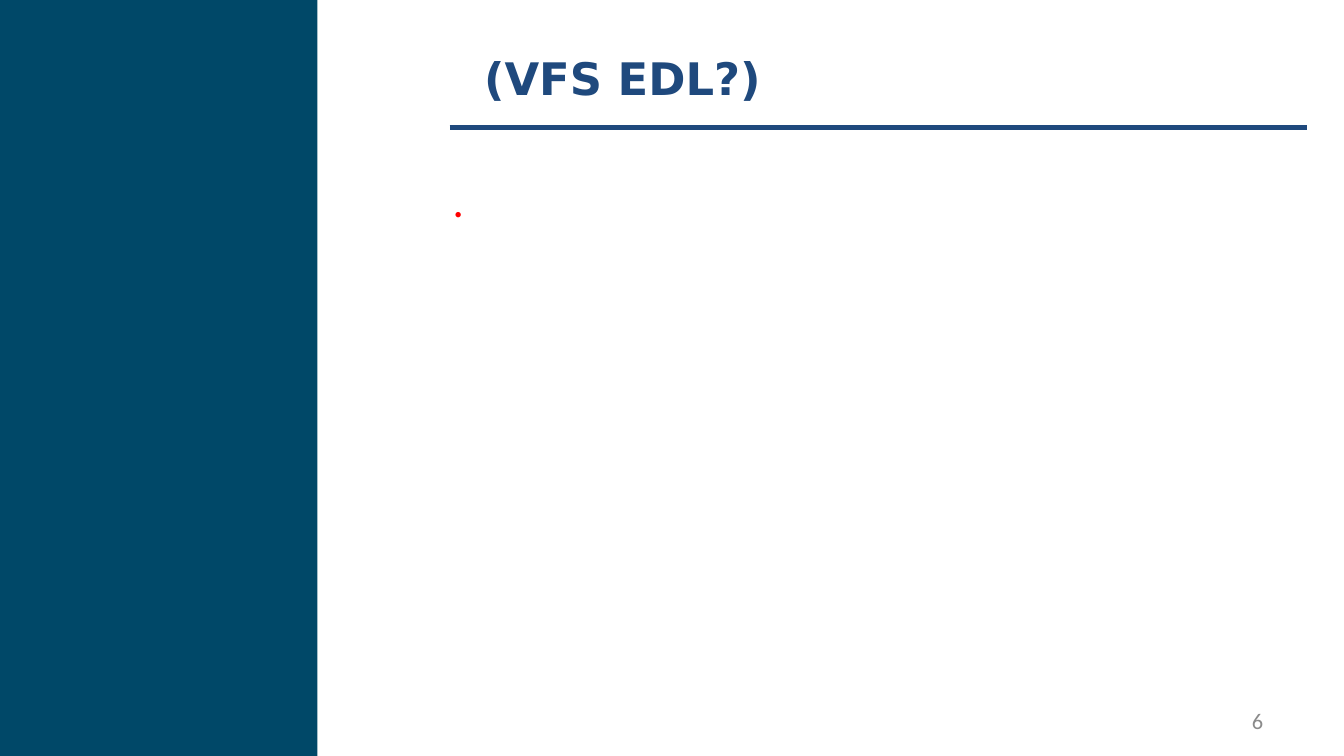
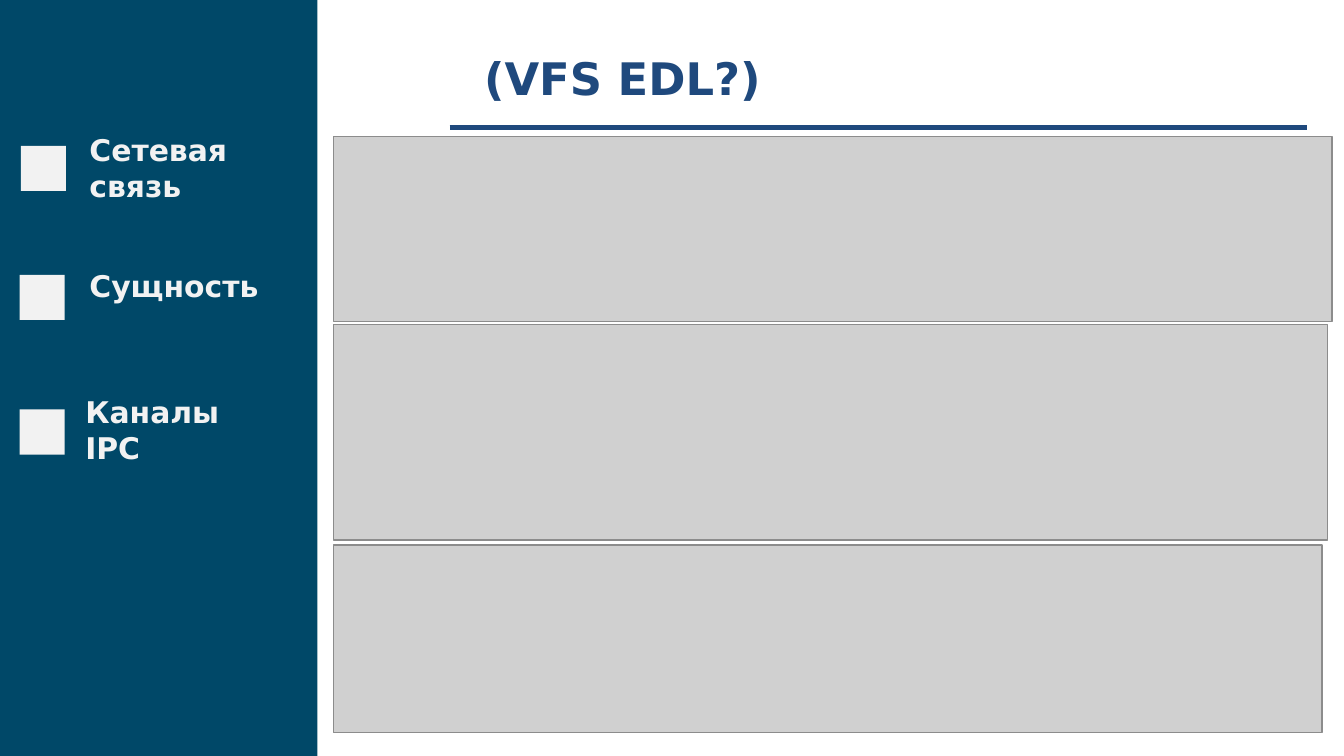
Before and after one commit to fanglores/Gagarin-2022, a slide deck: slide 6 of doc/Presentation.pptx. Drawn at 1344x756 pixels with LibreOffice and Linux fonts; fonts in the diff are those of the drawing; grey boxes stand for pictures. Boxes give left, top, right and bottom in pixels: in the first picture for what was removed or moved away, otherwise in the second. Text is boxed around its words. In the diff, an @@ line names an element or a change of style, - is before the commit and + after.

```diff
--- a/doc/Presentation.pptx
+++ b/doc/Presentation.pptx
@@ picture added at bbox=[333, 137, 1332, 323] @@
@@ text removed at bbox=[439, 167, 478, 234] @@
-.
@@ group added at bbox=[20, 139, 258, 456]: 3 rectangles, 2 texts @@
+Сетевая связь
+Сущность
@@ picture added at bbox=[333, 324, 1328, 539] @@
@@ text added at bbox=[85, 401, 219, 460], 16 pt, text #F2F2F2, bold @@
+Каналы IPC
@@ picture added at bbox=[333, 546, 1322, 734] @@
```
Also in this commit, not shown: 4 other slides changed, 1 slide added, 1 slide removed.
